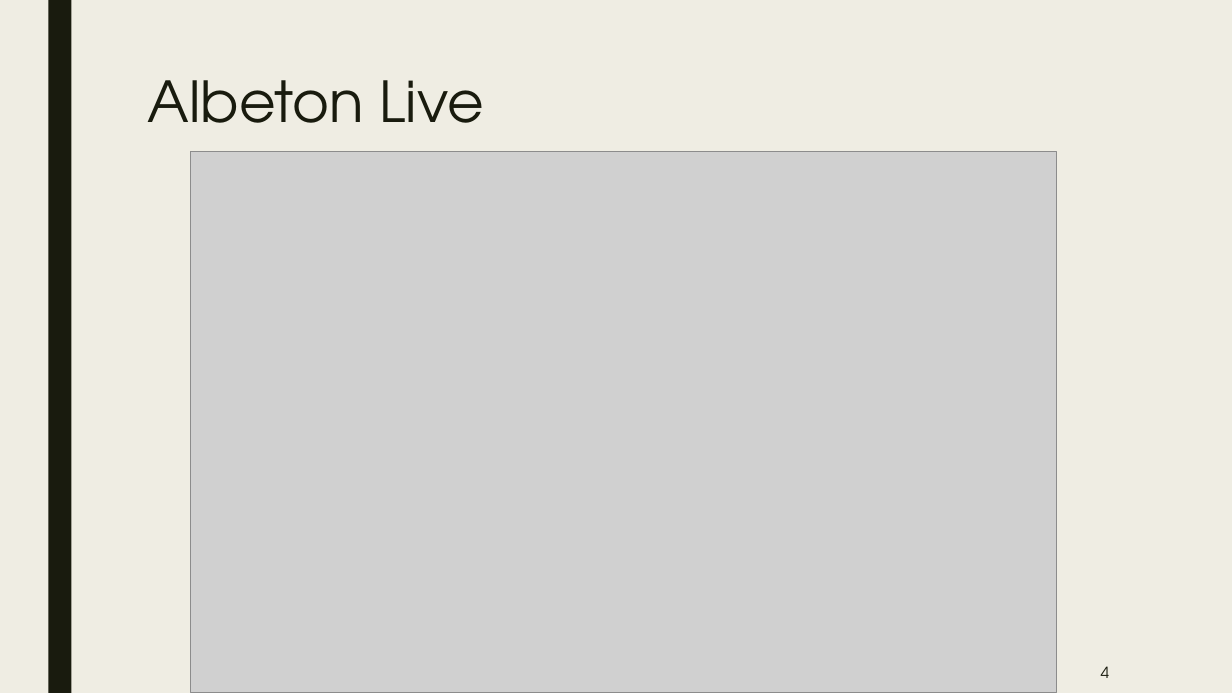
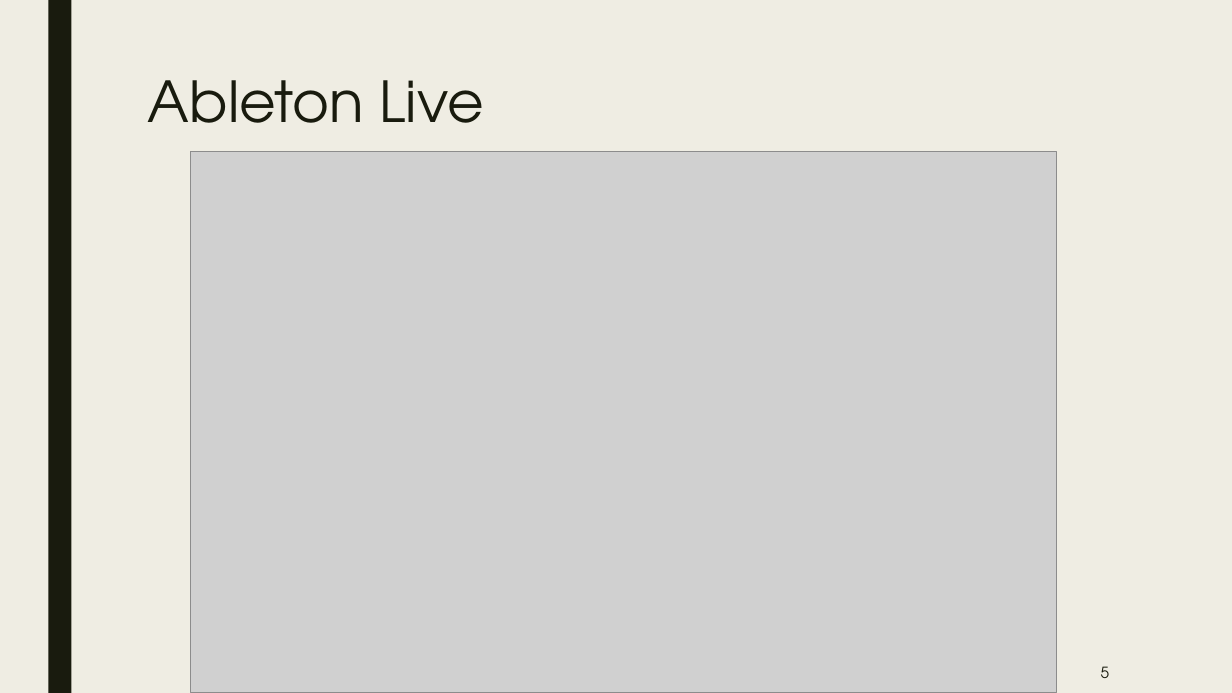
Before and after one commit to Redcynthia/gesteAI, a slide deck: slide 5 of yaoxu/Geste_Piano.pptx (slide 4 before the commit). Drawn at 1232x693 pixels with LibreOffice and Linux fonts; fonts in the diff are those of the drawing; grey boxes stand for pictures. Boxes give left, top, right and bottom in pixels: in the first picture for what was removed or moved away, otherwise in the second. Text is boxed around its words. In the diff, an @@ line names an element or a change of style, - is before the commit and + after.

```diff
--- a/yaoxu/Geste_Piano.pptx
+++ b/yaoxu/Geste_Piano.pptx
@@ title at (148,80,484,123): text changed @@
-Albeton Live
+Ableton Live
@@ page number at (1101,666,1110,678): text changed @@
-4
+5
```
Also in this commit, not shown: 4 other slides changed, 4 slides added, 2 other files.
